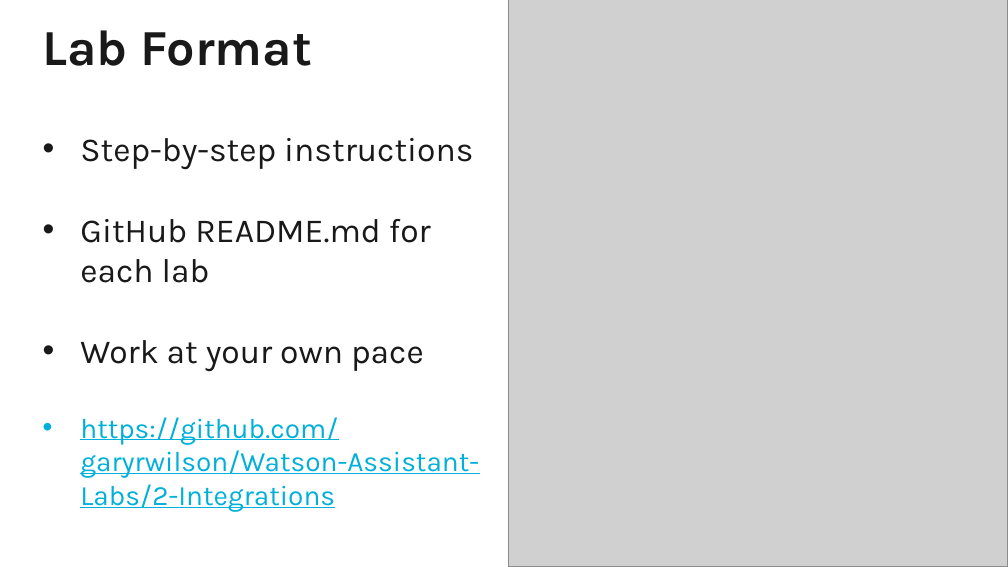
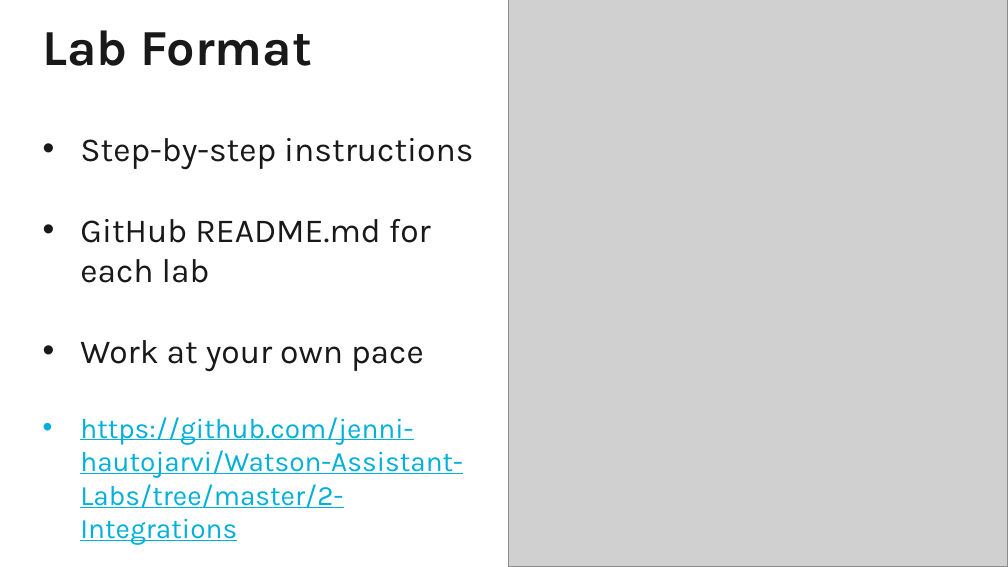
Before and after one commit to UNSW-MARK5826-BRAND-RECOMM-GOODONYOU/Watson-Assistant-Labs, a slide deck: slide 7 of 2-Integrations/Watson Assistant Lab 2 - Chatbot Integrations.pptx (slide 8 before the commit). Drawn at 1008x567 pixels with LibreOffice and Linux fonts; fonts in the diff are those of the drawing; grey boxes stand for pictures; background and template pictures are left out. Boxes give left, top, right and bottom in pixels: in the first picture for what was removed or moved away, otherwise in the second. Text is boxed around its words. In the diff, an @@ line names an element or a change of style, - is before the commit and + after.

```diff
--- a/2-Integrations/Watson Assistant Lab 2 - Chatbot Integrations.pptx
+++ b/2-Integrations/Watson Assistant Lab 2 - Chatbot Integrations.pptx
@@ text at bbox=[80, 417, 463, 508]: text changed @@
-• https://github.com/garyrwilson/Watson-Assistant-Labs/2-Integrations
+• https://github.com/jenni-hautojarvi/Watson-Assistant-Labs/tree/master/2-Integrations
```
Also in this commit, not shown: 2 other slides changed, 1 slide removed, 5 other files.
